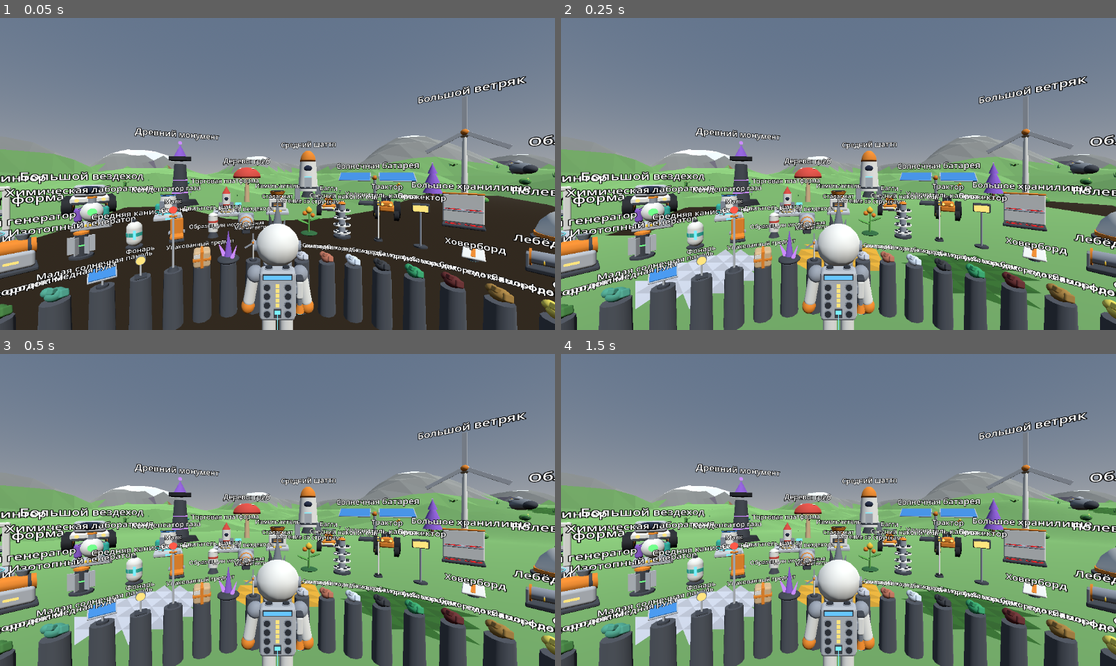
Above: before the commit, frames 1-4 (two rows, left to right).
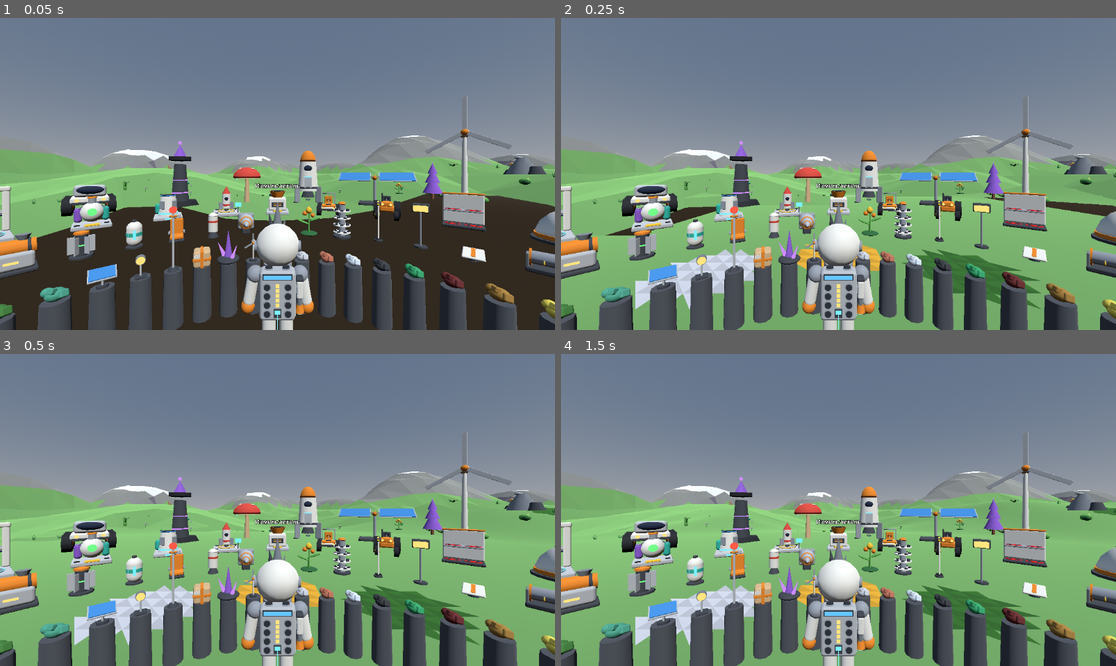
Above: after the commit, the same moments.

Repository: Vano3667/Astro-Planet
Game: Godot game, scene res://main.tscn
Same seed, same stepped clock (60 frames per second), same inputs: the game is played once before the commit and once after it.
Inputs:
- Up to frame 1 (0.05 s): no input
- Up to frame 2 (0.25 s): no input
- Up to frame 3 (0.5 s): no input
- Up to frame 4 (1.5 s): tap Enter at 1.25 s

The runs differ from the first frame. In frame 1, 7.2% of the frame differs, in the area x 0-100%, y 18-90%; in frame 2, 7.6%; in frame 3, 7.7%; in frame 4, 7.7%.

Commit message:
Правки после просмотра листов: подпись только у модели под взглядом, треугольная метка платформ, скала
Агент просмотрел 4 вида витрины и 7 листов из 8 (102 записи каталога).
- Витрина: подписи наезжали друг на друга и не читались. Теперь видна
  одна подпись - у модели, на которую смотрит игрок; она повёрнута к нему.
- Платформы: красная метка у угла рисовалась четырёхугольником (цилиндр
  движка не бывает меньше 4 сторон). Для деталей с 3 сторонами сборщик
  теперь строит призму сам.
- Большая скала читалась как шар с плитой; пересобрана из гранёных глыб.

Diff:
--- a/game/gallery.gd
+++ b/game/gallery.gd
@@ -1,7 +1,9 @@
 extends Node3D
 # Model showroom: every model from the catalog stands in rings around the start point.
 # Ring 0 (small items) is on pedestals, bigger things are farther away.
-# Labels are fixed in the world and face the center; they do not follow the head.
+# Labels are fixed in the world. Only one label is visible at a time: the one of the model
+# the player looks at. Seen on the showroom pictures (2026-11-24): with all labels visible
+# they overlap and cannot be read.
 # Written without running the engine; see docs/STATUS.md.
 
 const Models := preload("res://models/index.gd")
@@ -14,7 +16,15 @@
 	{"radius": 18.5, "spacing": 5.5, "height": 0.0, "label_px": 0.013, "offset": 0.0},
 ]
 
+# A label appears when its model is within this angle from the view direction. Own values.
+const LABEL_CONE_DEG := 14.0
+# Small preference for nearer models when two are almost in one line.
+const LABEL_NEAR_BONUS := 0.0002
+
 var _pedestal_mat: StandardMaterial3D
+var _labels: Array = []
+var _targets: Array = []
+var _shown: Label3D = null
 
 
 func _ready() -> void:
@@ -33,6 +43,38 @@
 		var ring: Dictionary = RINGS[r]
 		var entries: Array = by_ring[r]
 		_place_ring(ring, entries)
+
+
+func _process(_delta: float) -> void:
+	if not is_visible_in_tree():
+		return
+	var cam: Camera3D = get_viewport().get_camera_3d()
+	if cam == null:
+		return
+	var origin: Vector3 = cam.global_position
+	var forward: Vector3 = -cam.global_transform.basis.z
+	var limit: float = cos(deg_to_rad(LABEL_CONE_DEG))
+	var best: Label3D = null
+	var best_score: float = -2.0
+	for i in _labels.size():
+		var target: Vector3 = _targets[i]
+		var to: Vector3 = global_transform * target - origin
+		var dist: float = to.length()
+		if dist < 0.3:
+			continue
+		var facing: float = forward.dot(to / dist)
+		if facing < limit:
+			continue
+		var score: float = facing - dist * LABEL_NEAR_BONUS
+		if score > best_score:
+			best_score = score
+			best = _labels[i]
+	if best != _shown:
+		if _shown != null:
+			_shown.visible = false
+		_shown = best
+		if _shown != null:
+			_shown.visible = true
 
 
 func _add_ground() -> void:
@@ -103,6 +145,9 @@
 		label.font_size = 48
 		label.outline_size = 12
 		label.position = Vector3(px, base_y + (top - bottom) + 48.0 * label_px * 0.9, pz)
-		# The readable side of a label looks to its +Z; turn it to the center of the showroom.
-		label.rotation.y = -angle
+		# The label stays in its place but turns to the viewer and stays upright.
+		label.billboard = BaseMaterial3D.BILLBOARD_FIXED_Y
+		label.visible = false
 		add_child(label)
+		_labels.append(label)
+		_targets.append(Vector3(px, base_y + (top - bottom) * 0.5, pz))
--- a/game/models/model_builder.gd
+++ b/game/models/model_builder.gd
@@ -46,6 +46,29 @@
 			var src_i: PackedInt32Array = arrays[Mesh.ARRAY_INDEX]
 			for i in src_i.size():
 				indices.append(base + src_i[i])
+
+
+# Flat-shaded triangles for hand-made geometry. n = outward normal, w = winding sign.
+class Tris:
+	var verts := PackedVector3Array()
+	var normals := PackedVector3Array()
+	var indices := PackedInt32Array()
+
+	func add(a: Vector3, b: Vector3, c: Vector3, n: Vector3, w: float) -> void:
+		var base := verts.size()
+		verts.append(a)
+		verts.append(b)
+		verts.append(c)
+		normals.append(n)
+		normals.append(n)
+		normals.append(n)
+		indices.append(base)
+		if (b - a).cross(c - a).dot(n) * w < 0.0:
+			indices.append(base + 2)
+			indices.append(base + 1)
+		else:
+			indices.append(base + 1)
+			indices.append(base + 2)
 
 
 static func build(id: String, tint: Color = DEFAULT_TINT) -> Node3D:
@@ -140,6 +163,17 @@
 			bevel = minf(minf(size.x, minf(size.y, size.z)) * AUTO_BEVEL_RATIO, AUTO_BEVEL_MAX)
 		if bevel >= MIN_BEVEL:
 			return _rounded_box_arrays(size, bevel)
+	if kind == "cyl":
+		# Seen on the pictures: a cylinder asked for 3 sides came out with 4 (the triangle mark
+		# on platforms was a rhombus). The engine's cylinder seems to have at least 4 sides
+		# (from memory, not checked in its source), so a prism with fewer sides is built here.
+		var sides: int = int(part.get("seg", 12))
+		if sides < 4:
+			var cs: Vector3 = part["s"]
+			var top_d: float = cs.z
+			if top_d < 0.0:
+				top_d = cs.x
+			return _prism_arrays(cs.x * 0.5, top_d * 0.5, cs.y, maxi(sides, 3))
 	var prim: PrimitiveMesh = _primitive(part)
 	if prim == null:
 		return []
@@ -168,6 +202,60 @@
 
 static func _flip(a: Vector3, b: Vector3, c: Vector3, outward: Vector3, w: float) -> bool:
 	return (b - a).cross(c - a).dot(outward) * w < 0.0
+
+
+# Prism or pyramid with flat faces: the axis is Y, the first corner looks to +Z
+# (the same as the engine's cylinder). Radius 0 on one end gives a pyramid.
+static func _prism_arrays(r_bottom: float, r_top: float, height: float, sides: int) -> Array:
+	var w: float = _winding()
+	var hy: float = height * 0.5
+	var bot: Array = []
+	var top: Array = []
+	for k in sides:
+		var a: float = TAU * float(k) / float(sides)
+		bot.append(Vector3(sin(a) * r_bottom, -hy, cos(a) * r_bottom))
+		top.append(Vector3(sin(a) * r_top, hy, cos(a) * r_top))
+	var has_top: bool = r_top > 0.0005
+	var has_bottom: bool = r_bottom > 0.0005
+	var t := Tris.new()
+	for k in range(1, sides - 1):
+		if has_top:
+			var ta: Vector3 = top[0]
+			var tb: Vector3 = top[k]
+			var tc: Vector3 = top[k + 1]
+			t.add(ta, tb, tc, Vector3.UP, w)
+		if has_bottom:
+			var ba: Vector3 = bot[0]
+			var bb: Vector3 = bot[k]
+			var bc: Vector3 = bot[k + 1]
+			t.add(ba, bb, bc, Vector3.DOWN, w)
+	for k in sides:
+		var k2: int = (k + 1) % sides
+		var b0: Vector3 = bot[k]
+		var b1: Vector3 = bot[k2]
+		var t0: Vector3 = top[k]
+		var t1: Vector3 = top[k2]
+		var nrm: Vector3
+		if has_bottom:
+			nrm = (b1 - b0).cross(t0 - b0)
+		else:
+			nrm = (t1 - b0).cross(t0 - b0)
+		if nrm.length() < 0.0000001:
+			continue
+		nrm = nrm.normalized()
+		var mid: Vector3 = (b0 + b1 + t0 + t1) * 0.25
+		if nrm.dot(Vector3(mid.x, 0.0, mid.z)) < 0.0:
+			nrm = -nrm
+		if has_bottom:
+			t.add(b0, b1, t1, nrm, w)
+		if has_top:
+			t.add(b0, t1, t0, nrm, w)
+	var arr: Array = []
+	arr.resize(Mesh.ARRAY_MAX)
+	arr[Mesh.ARRAY_VERTEX] = t.verts
+	arr[Mesh.ARRAY_NORMAL] = t.normals
+	arr[Mesh.ARRAY_INDEX] = t.indices
+	return arr
 
 
 # Box with rounded edges and corners. Every face is a 4 x 4 grid of points; the outer
--- a/game/models/models_set5.gd
+++ b/game/models/models_set5.gd
@@ -1,14 +1,17 @@
 extends "res://models/models.gd"
 # Model set 5: fixes made after looking at rendered pictures of the models.
-# The first picture the agent could actually see was backpack.png (2026-11-24).
-# What was wrong in it and is fixed here:
+# What the agent has seen and what was fixed is logged in docs/REVIEW.md.
+#
+# backpack, explorer (seen: backpack.png, 2026-11-24):
 #   - round slots had 12 sides and looked faceted;
 #   - slots stuck out like buttons instead of looking like sockets;
 #   - the tool on the side read as a plain gray block with an orange bit;
 #   - the stand-alone backpack was a mirror image of the one worn by the explorer.
-# The layout (bar on top, gauge in the middle, printer panel at the bottom) is an own
-# layout. The appearance description of the character is not collected yet
-# (astro-planet-research, data/appearance/character.md); redo this set when it arrives.
+#   The layout (bar on top, gauge in the middle, printer panel at the bottom) is an own
+#   layout. The appearance description of the character is not collected yet
+#   (astro-planet-research, data/appearance/character.md); redo it when it arrives.
+# rock_large (seen: sheet 03, 2026-11-24): read as a ball with a slab stuck into it.
+#
 # Written without running the engine; checked by tools/check_models.gd.
 
 # Number of parts in _explorer2() before the backpack parts are appended.
@@ -25,6 +28,8 @@
 			return _backpack5()
 		"explorer":
 			return _explorer5()
+		"rock_large":
+			return _rock_large5()
 	return []
 
 
@@ -79,3 +84,15 @@
 	var a: Array = get_parts("explorer").slice(0, EXPLORER_BODY_PARTS)
 	a.append_array(_pack5(0.66, 0.37, 1.0))
 	return a
+
+
+# A big rock: a wide faceted base, a smaller block on top and two blocks at the sides.
+# Sizes are own values (about 3.4 m wide and 2 m tall).
+static func _rock_large5() -> Array:
+	return [
+		cy(2.6, 1.3, 0.0, 0.65, 0.0, "gray", 0.0, 0.0, 0.0, 1.7, 7),
+		cy(1.6, 0.8, 0.1, 1.62, 0.0, "gray", 5.0, 25.0, -4.0, 0.8, 6),
+		cy(1.5, 0.9, 1.25, 0.45, 0.45, "gray_dark", 0.0, 40.0, 0.0, 0.8, 6),
+		cy(1.2, 0.6, -1.15, 0.30, -0.5, "gray_dark", 0.0, 15.0, 0.0, 0.6, 5),
+		sp(0.7, 0.3, 0.6, -0.2, 2.02, 0.1, "gray_light"),
+	]
